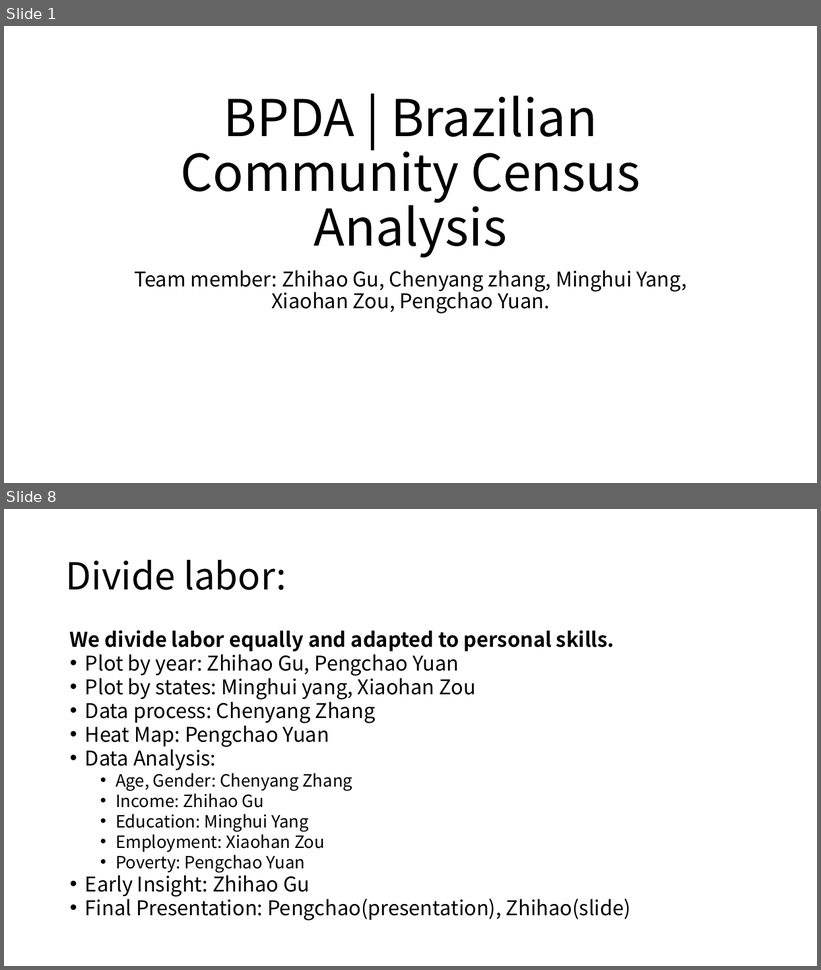
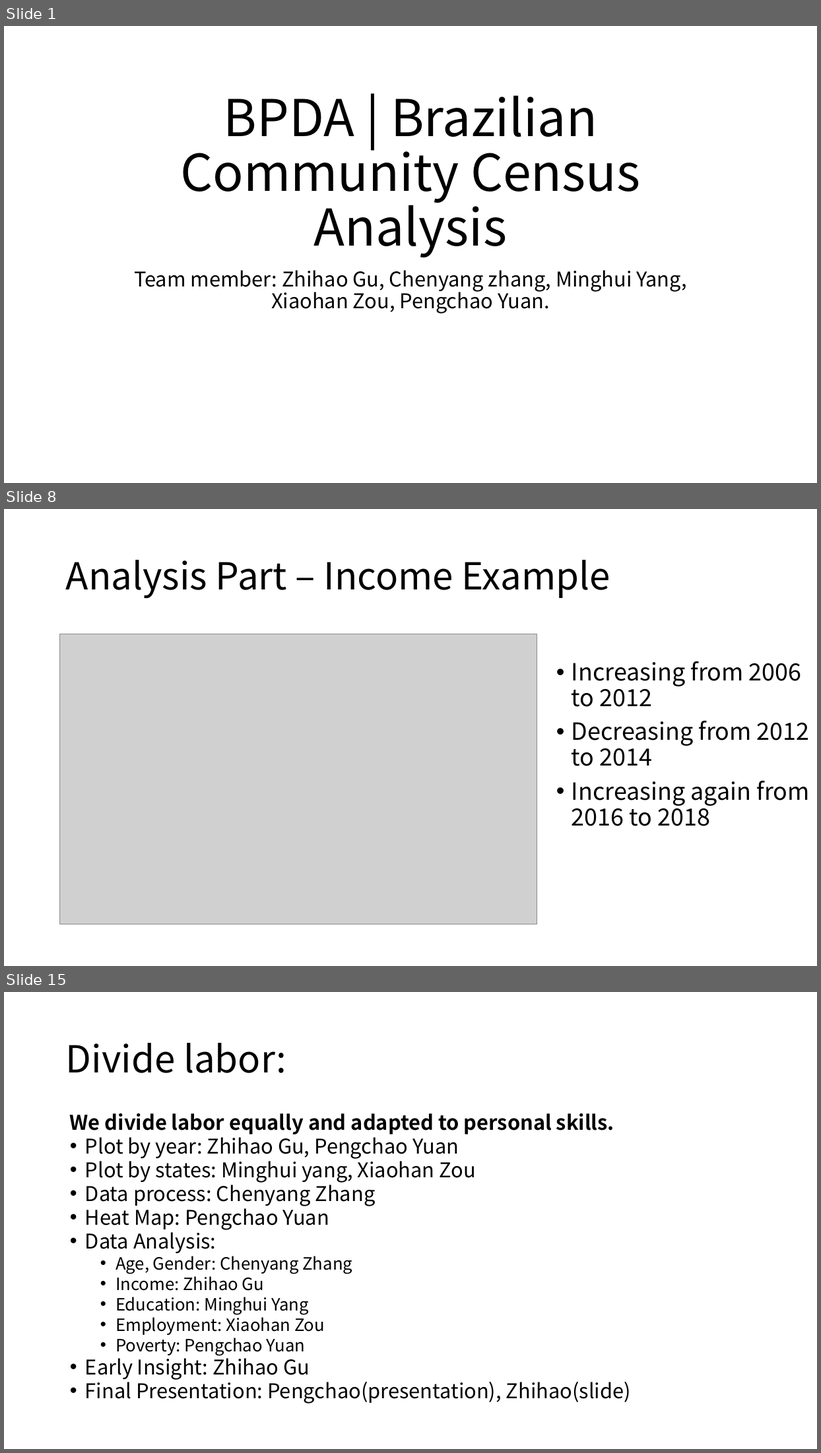
Before and after one commit to BU-Spark/ds-boston-bpda-br-census, a slide deck: Team 3 Project Deliverable/Final Presentation.pptx. Shown one above the other, each under a label of ours: slides 1 and 8 before the commit, slides 1, 8 and 15 after it; the slides between them are not shown. The pictures are 821x970 and 821x1453 pixels, drawn with LibreOffice and Linux fonts; fonts in the diff are those of the drawing; grey boxes stand for pictures. Boxes give left, top, right and bottom in pixels: in the first picture for what was removed or moved away, otherwise in the second. Text is boxed around its words. In the diff, an @@ line names an element or a change of style, - is before the commit and + after.

```diff
--- a/Team 3 Project Deliverable/Final Presentation.pptx
+++ b/Team 3 Project Deliverable/Final Presentation.pptx
@@ slide 8 added at bbox=[4, 509, 817, 966], background #FFFFFF @@
@@ title added at bbox=[66, 560, 610, 599], 44 pt, text #000000 @@
+Analysis Part – Income Example
@@ picture added at bbox=[60, 634, 537, 924] @@
@@ text added at bbox=[572, 661, 810, 826], 28 pt, text #000000 @@
+• Increasing from 2006 to 2012
+• Decreasing from 2012 to 2014
+• Increasing again from 2016 to 2018
@@ what was slide 8 is now slide 15 @@
```
Also in this commit, not shown: 2 slides changed, 11 other slides added, 4 slides removed, 4 other files.
